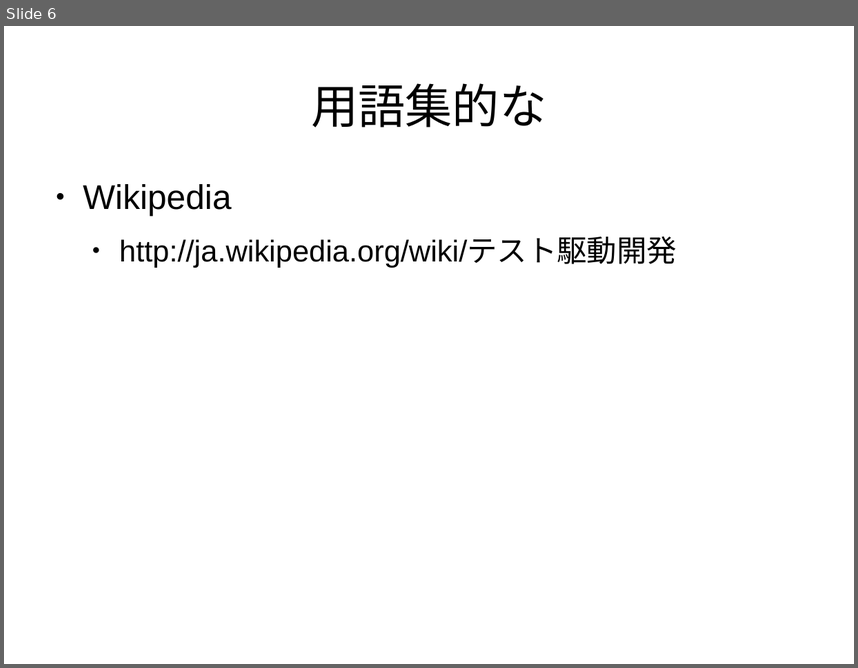
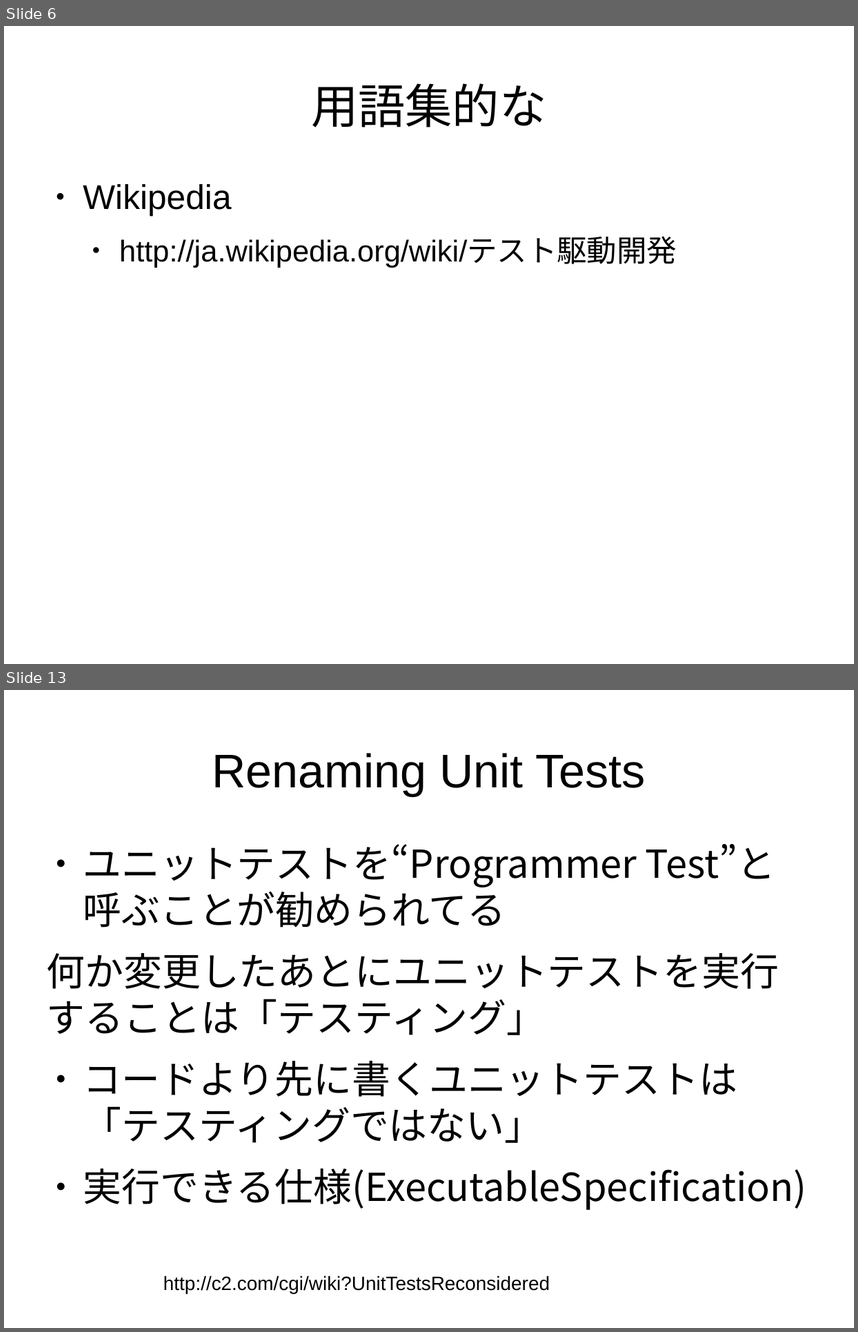
Before and after one commit to yujiorama/event, a slide deck: tddconf/tdd_revice.odp. Shown one above the other, each under a label of ours: slide 6 before the commit, slides 6 and 13 after it; the slides between them are not shown. The pictures are 858x668 and 858x1332 pixels, drawn with LibreOffice and Linux fonts; fonts in the diff are those of the drawing. Boxes give left, top, right and bottom in pixels: in the first picture for what was removed or moved away, otherwise in the second. Text is boxed around its words. In the diff, an @@ line names an element or a change of style, - is before the commit and + after.

```diff
--- a/tddconf/tdd_revice.odp
+++ b/tddconf/tdd_revice.odp
@@ slide 13 added at <box>4,690,854,1328</box>, background #FFFFFF @@
@@ title added at <box>212,753,645,796</box>, 44 pt, text #000000 @@
+Renaming Unit Tests
@@ text added at <box>47,844,806,1210</box>, 36 pt, text #000000 @@
+● ユニットテストを“Programmer Test”と呼ぶことが勧められてる
+何か変更したあとにユニットテストを実行することは「テスティング」
+● コードより先に書くユニットテストは「テスティングではない」
+● 実行できる仕様(ExecutableSpecification)
@@ text added at <box>163,1275,550,1293</box>, 18 pt, text #000000 @@
+http://c2.com/cgi/wiki?UnitTestsReconsidered
```
Also in this commit, not shown: 3 slides changed, 19 other slides added, 3 slides removed.
